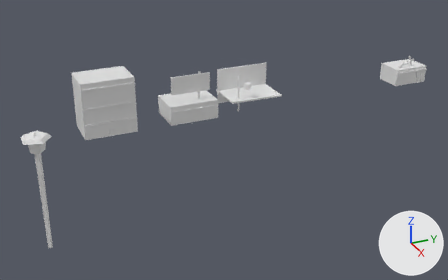
The Blender file Ciudad/CiudadP2.blend as it was, and as the next commit left it.
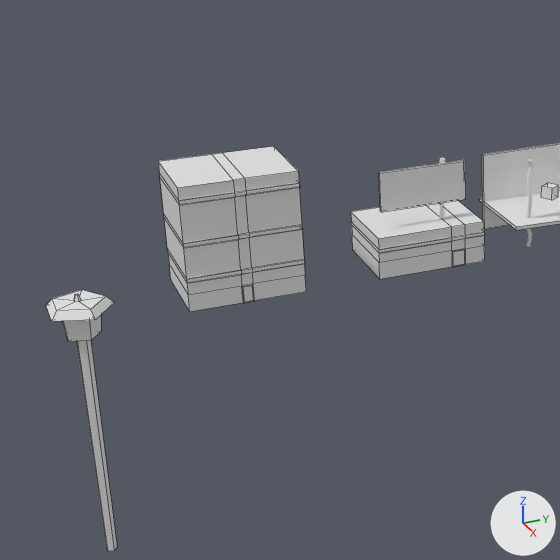
There are two pictures of each version: one whole from a camera (50 mm lens) standing at (82.7, -38.0, 31.9) and looking at (10.2, -5.4, -4.3), one close up on the part from 0% to 56% of the width and 0% to 90% of the height. The axes (+X, +Y, +Z) are drawn at lower right. The lights are the same throughout. The close-ups show mesh edges as thin lines.

In view in the first close-up: 'CartelUV', 'Edificio1UV', 'Edificio3UV', 'Farola', 'HorizontalEd4UV', 'ParedEd4UV'.
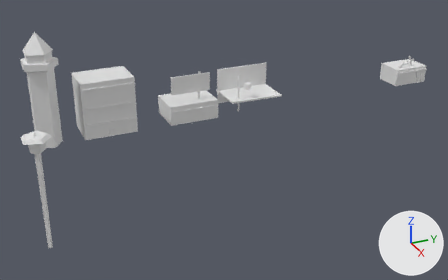
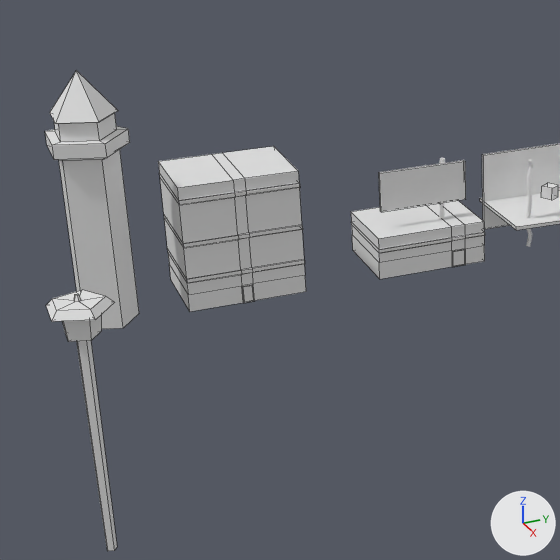
Pixel boxes (x1, y1, x2, y2) of what changed, in the close-ups (560 x 560 px):
'Torre2.001', added
    after: (45, 70, 139, 329)

The edits, one by one:
Mesh me_cylinder_010 is new.
It has 36 vertices, 36 faces and spans x -1.3..1.3, y -1.1..1.3, z -4.5..11.4.
Object 'Torre2.001' (ob_torre2_001) is new; it shows me_cylinder_010.
Its location is (0.9, -27.97, 0.0).
Its scale is (1.92, 1.92, 1.0).
